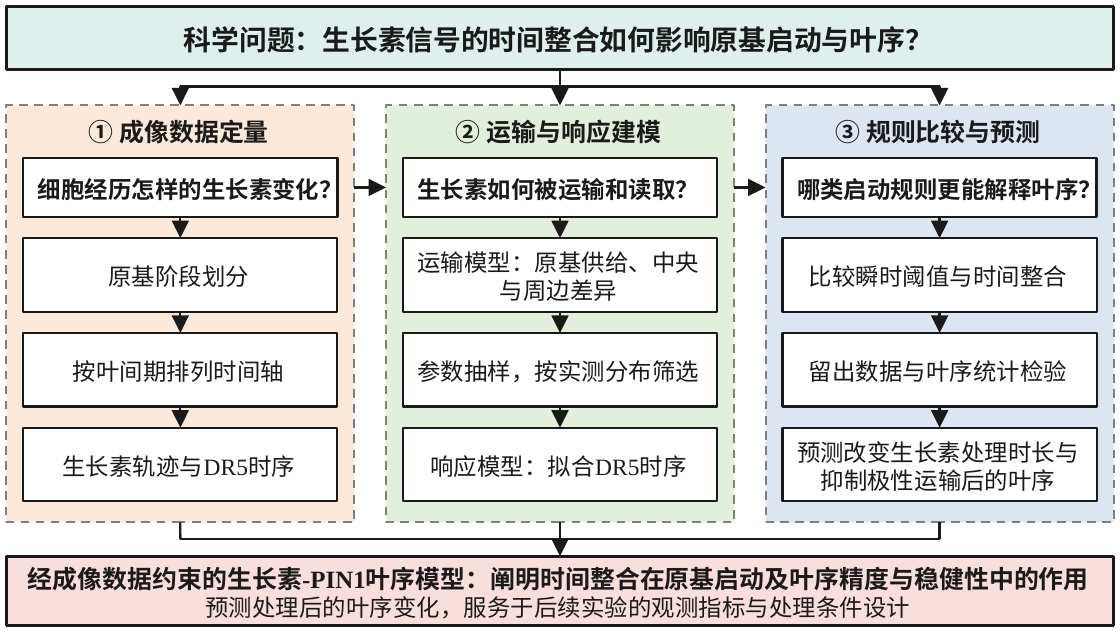
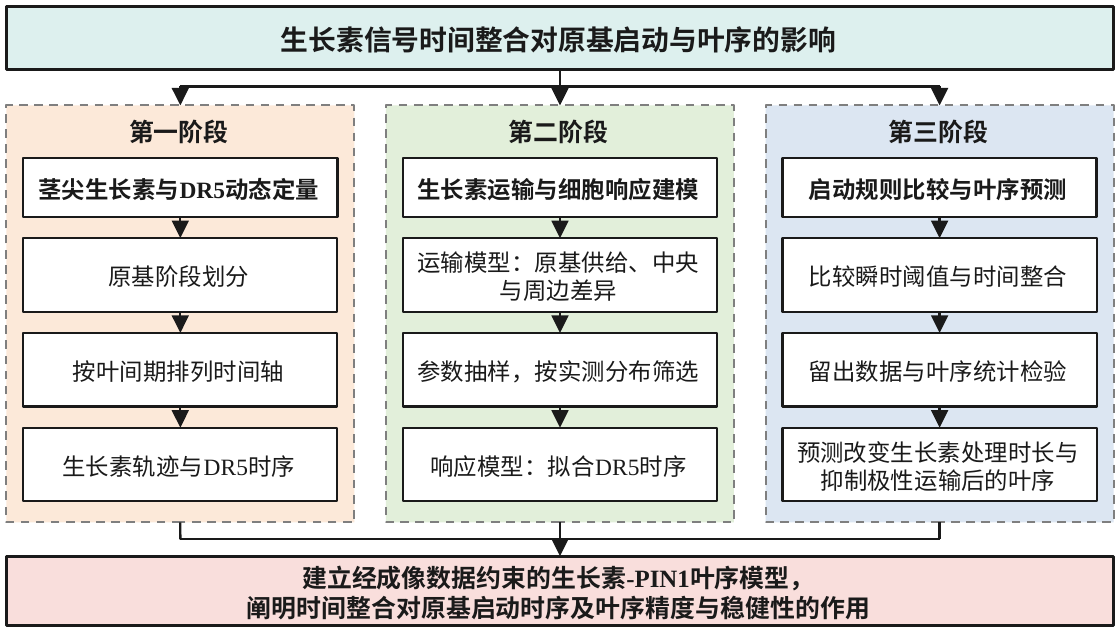
Before and after one commit to Aria0516/model, a slide deck: slide 1 of figures/prior_work/ppt/fig2-1_roadmap.pptx. Drawn at 1120x632 pixels with LibreOffice and Linux fonts; fonts in the diff are those of the drawing. Boxes give left, top, right and bottom in pixels: in the first picture for what was removed or moved away, otherwise in the second. Text is boxed around its words. In the diff, an @@ line names an element or a change of style, - is before the commit and + after.

```diff
--- a/figures/prior_work/ppt/fig2-1_roadmap.pptx
+++ b/figures/prior_work/ppt/fig2-1_roadmap.pptx
@@ text in rectangle at [281, 26, 836, 53]: text changed @@
-科学问题：生长素信号的时间整合如何影响原基启动与叶序？
+生长素信号时间整合对原基启动与叶序的影响
@@ text at [129, 119, 229, 144]: text changed @@
-① 成像数据定量
+第一阶段
@@ text at [509, 119, 609, 144]: text changed @@
-② 运输与响应建模
+第二阶段
@@ text at [888, 119, 988, 144]: text changed @@
-③ 规则比较与预测
+第三阶段
@@ text in rectangle at [38, 178, 319, 200]: text changed @@
-细胞经历怎样的生长素变化？
+茎尖生长素与DR5动态定量
@@ text in rectangle at [417, 178, 699, 200]: text changed @@
-生长素如何被运输和读取？
+生长素运输与细胞响应建模
@@ text in rectangle at [809, 178, 1067, 200]: text changed @@
-哪类启动规则更能解释叶序？
+启动规则比较与叶序预测
@@ arrow removed from (354, 187) to (385, 187) @@
@@ arrow removed from (733, 187) to (764, 187) @@
@@ text in rectangle at [247, 565, 870, 620]: text changed @@
-经成像数据约束的生长素-PIN1叶序模型：阐明时间整合在原基启动及叶序精度与稳健性中的作用
-预测处理后的叶序变化，服务于后续实验的观测指标与处理条件设计
+建立经成像数据约束的生长素-PIN1叶序模型，
+阐明时间整合对原基启动时序及叶序精度与稳健性的作用
```
Also in this commit, not shown: 2 other files.
